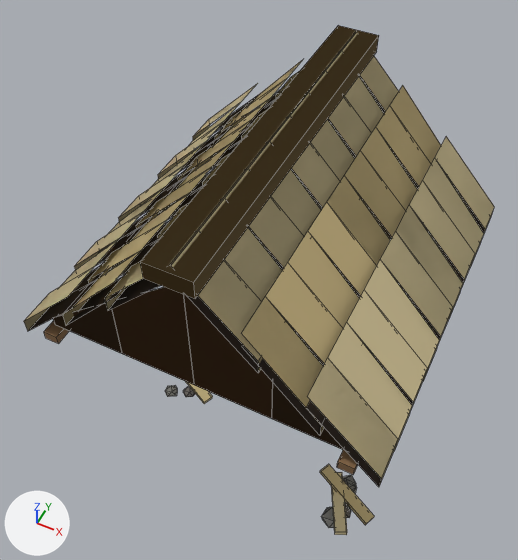
The Blender file art/kit/buildings/building.hut/building.hut.blend as it was, and as the next commit left it.
The view is the same before and after, from a 50 mm lens placed at (2.11, -4.62, 8.4), pointed at (-0.24, 0.09, 2.51). Arrows for +X, +Y and +Z are at lower left; the lights stay in place. The first picture is the older version. Mesh edges are drawn as thin lines.

The scene before the commit, as lines of its bpy script (objects in view):
```python
me_roof = bpy.data.meshes.new('roof')
me_roof.from_pydata(...)  # 504 vertices, 184 faces; spans x -1.8..1.8, y -1.85..1.85, z -0.18..1.67
me_roof.materials.append(mat_palette)  # picture img_palette_png
me_state_damaged = bpy.data.meshes.new('state_damaged')
me_state_damaged.from_pydata(...)  # 152 vertices, 224 faces; spans x -1.66..1.73, y -1.27..0.74, z 0.01..0.44
me_state_damaged.materials.append(mat_palette)  # picture img_palette_png
me_trim = bpy.data.meshes.new('trim')
me_trim.from_pydata(...)  # a box spanning x -1.58..-1.42, y -1.8..1.8, z 2.9..3.0; a box spanning x 1.42..1.58, y -1.8..1.8, z 2.9..3.0
me_trim.materials.append(mat_palette)  # picture img_palette_png
ob_roof = bpy.data.objects.new('roof', me_roof)
ob_roof.location = (0.0, 0.0, 3.0)
ob_state_damaged = bpy.data.objects.new('state_damaged', me_state_damaged)
ob_state_damaged.location = (0.0, 0.0, 0.0)
ob_trim = bpy.data.objects.new('trim', me_trim)
ob_trim.location = (0.0, 0.0, 0.0)
# also in view: 'roof_damaged' at (0.0, 0.0, 3.74)
```
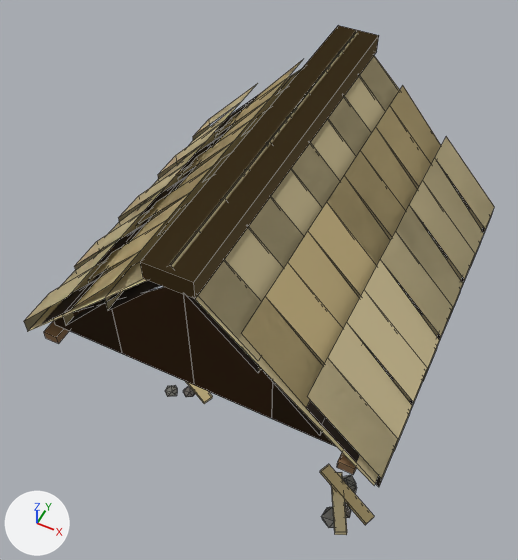
Boxes (x1, y1, x2, y2) around the edits, measured in the pictures (518 x 560 px):
'roof', reshaped
    before: (112, 202, 439, 441)
    after: (29, 57, 483, 485)
part 1 of me_roof, added
    after: (29, 57, 483, 485)

What the commit changed:
me_roof is used by ob_roof; location (0.0, 0.0, 3.0).
Verts and faces of me_roof; kept vertices keep their numbers, new ones are numbered from 504.
me_roof had 504 vertices, 184 faces and spanned x -1.8..1.8, y -1.85..1.85, z -0.18..1.67.
me_roof now has 512 vertices, 186 faces and spans x -1.8..1.8, y -1.85..1.85, z -0.18..1.67.
Part 1, on me_roof:
New vertex 504 is at (0.0, -1.83, 1.64).
New vertex 505 is at (1.76, -1.83, -0.07), pixel (374, 485).
New vertex 506 is at (0.0, -1.83, 1.64).
New vertex 507 is at (-1.76, -1.83, -0.07), pixel (27, 331).
New vertices 508 to 511 stand at vertices 504 to 507, in that order, plus (0.0, 3.66, 0.0).
New faces: (504, 505, 509, 508), (506, 510, 511, 507).
